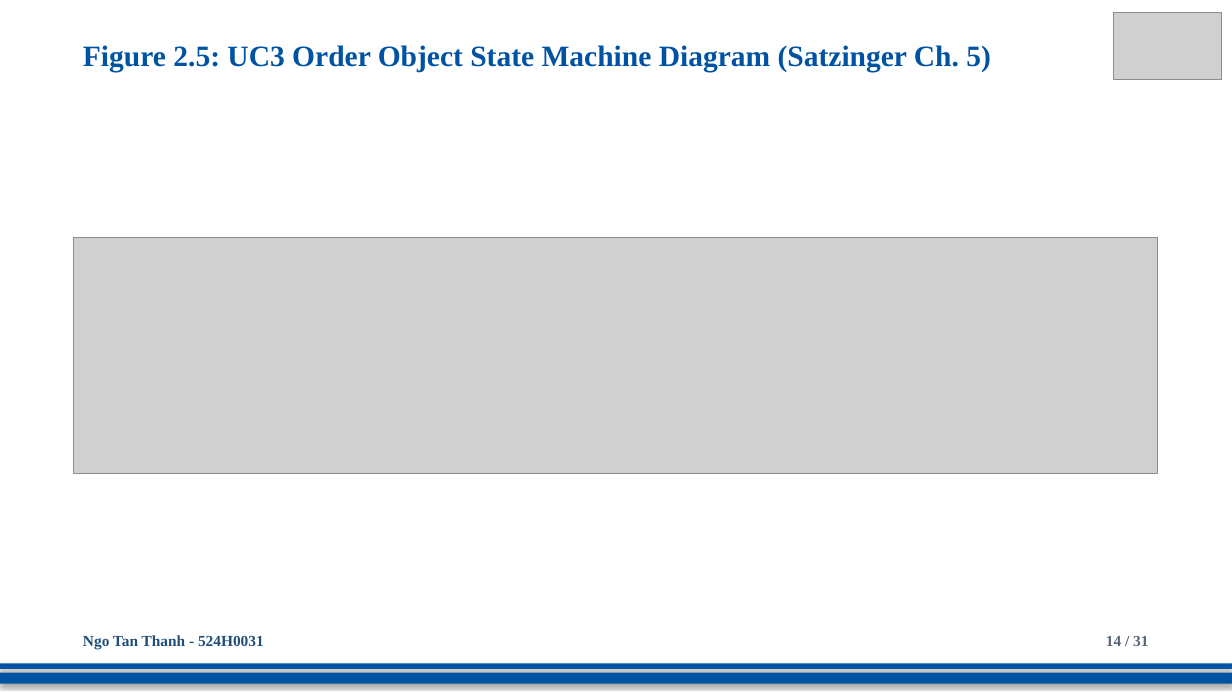
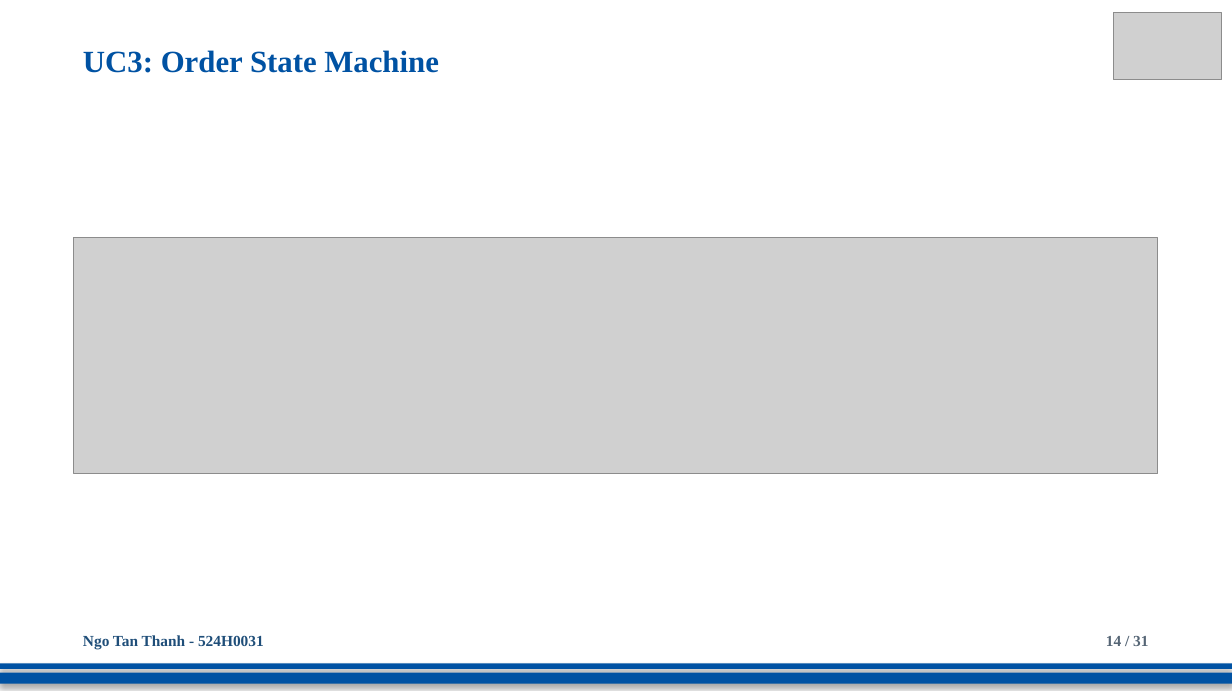
Before and after one commit to DoQuocTrung06/SaigonBite-RAD-TeamF10, a slide deck: slide 14 of Part_2/TeamF10_Presentation_for_SaigonBite.pptx. Drawn at 1232x693 pixels with LibreOffice and Linux fonts; fonts in the diff are those of the drawing; grey boxes stand for pictures. Boxes give left, top, right and bottom in pixels: in the first picture for what was removed or moved away, otherwise in the second. Text is boxed around its words. In the diff, an @@ line names an element or a change of style, - is before the commit and + after.

```diff
--- a/Part_2/TeamF10_Presentation_for_SaigonBite.pptx
+++ b/Part_2/TeamF10_Presentation_for_SaigonBite.pptx
@@ text at (83, 50, 439, 73): text changed; size 23 to 24 pt @@
-Figure 2.5: UC3 Order Object State Machine Diagram (Satzinger Ch. 5)
+UC3: Order State Machine
```
Also in this commit, not shown: 29 other slides changed.
